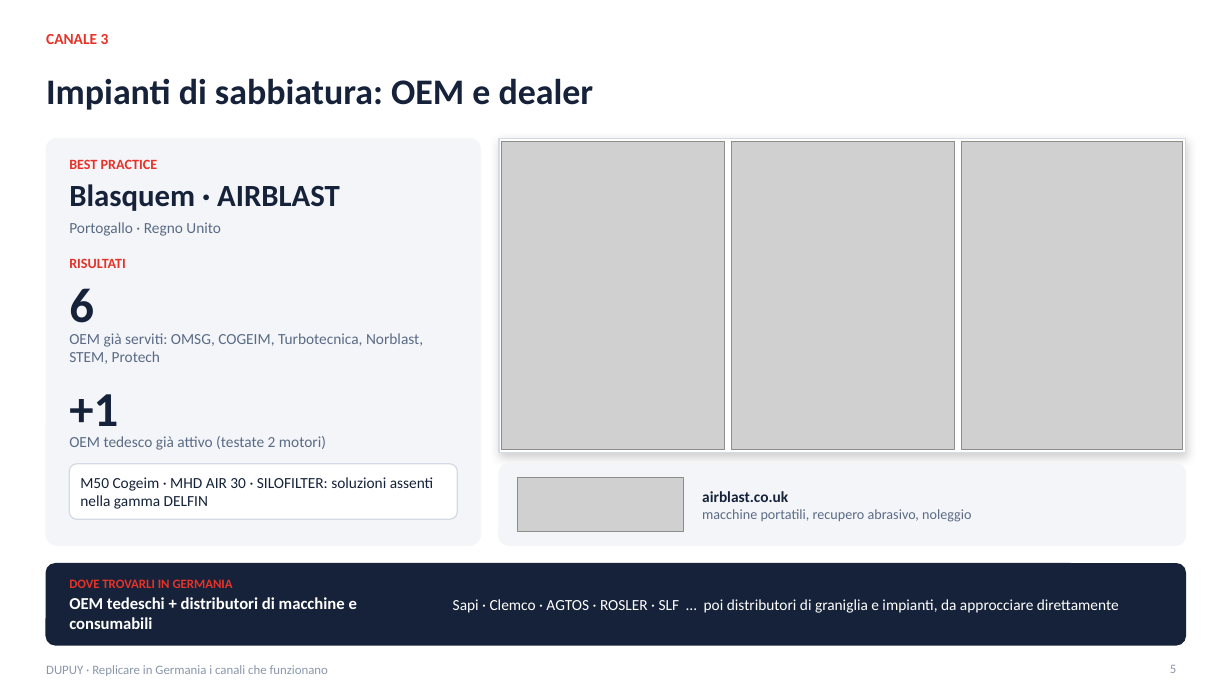
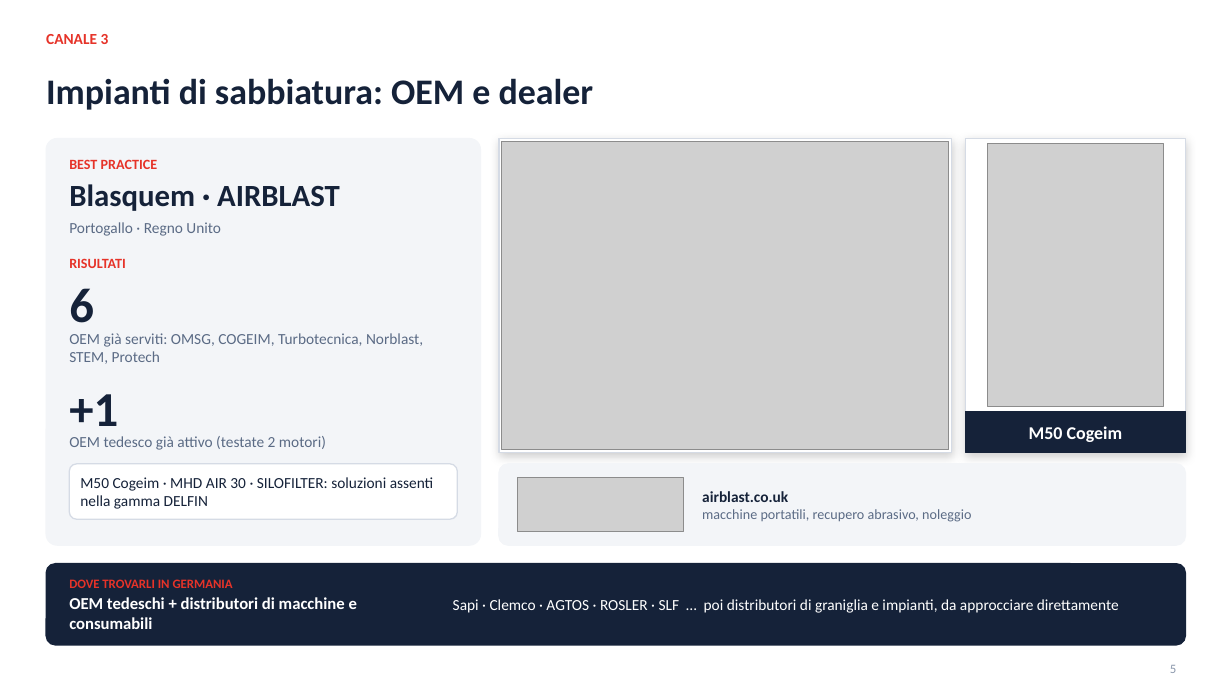
Before and after one commit to rarmentaro1204/routinedupuy, a slide deck: slide 5 of DUPUY_Germania_Canali.pptx. Drawn at 1232x693 pixels with LibreOffice and Linux fonts; fonts in the diff are those of the drawing; grey boxes stand for pictures; background and template pictures are left out. Boxes give left, top, right and bottom in pixels: in the first picture for what was removed or moved away, otherwise in the second. Text is boxed around its words. In the diff, an @@ line names an element or a change of style, - is before the commit and + after.

```diff
--- a/DUPUY_Germania_Canali.pptx
+++ b/DUPUY_Germania_Canali.pptx
@@ rectangle resized from (x1=499, y1=139, x2=1186, y2=453) to (x1=499, y1=139, x2=952, y2=453) @@
@@ picture removed at (x1=502, y1=141, x2=725, y2=450) @@
@@ picture added at (x1=502, y1=141, x2=949, y2=450) @@
@@ picture removed at (x1=732, y1=141, x2=955, y2=450) @@
@@ rectangle added at (x1=966, y1=139, x2=1186, y2=453), fill #FFFFFF, outline #D5DBE5 1 pt @@
@@ picture resized from (x1=962, y1=141, x2=1183, y2=450) to (x1=988, y1=143, x2=1164, y2=407) @@
@@ rectangle added at (x1=966, y1=411, x2=1186, y2=453), fill #152239, outline #152239 1 pt @@
@@ text added at (x1=1029, y1=426, x2=1123, y2=442), 14 pt, text #FFFFFF, bold @@
+M50 Cogeim
@@ text removed at (x1=46, y1=665, x2=328, y2=676) @@
-DUPUY · Replicare in Germania i canali che funzionano
```
Also in this commit, not shown: 7 other slides changed.
